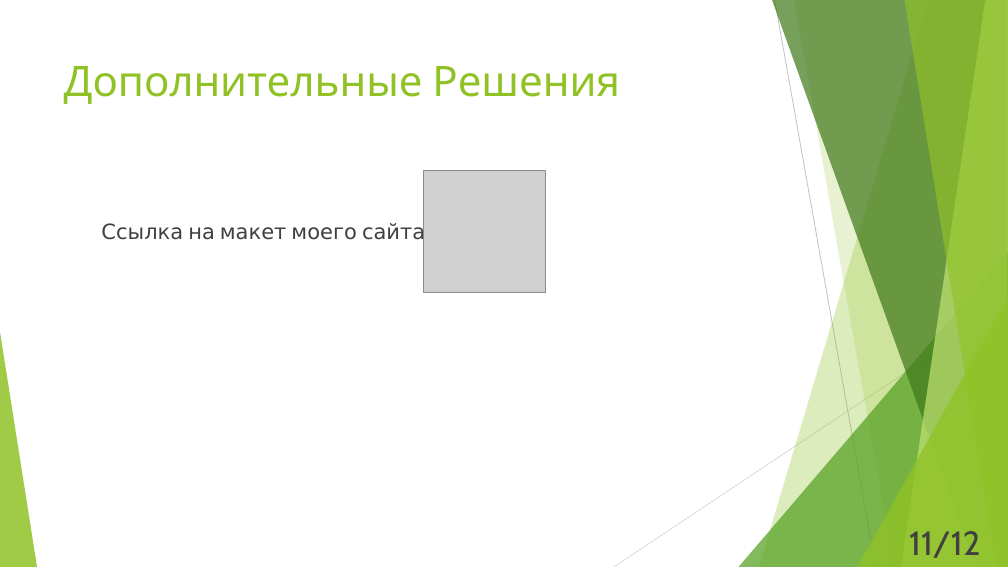
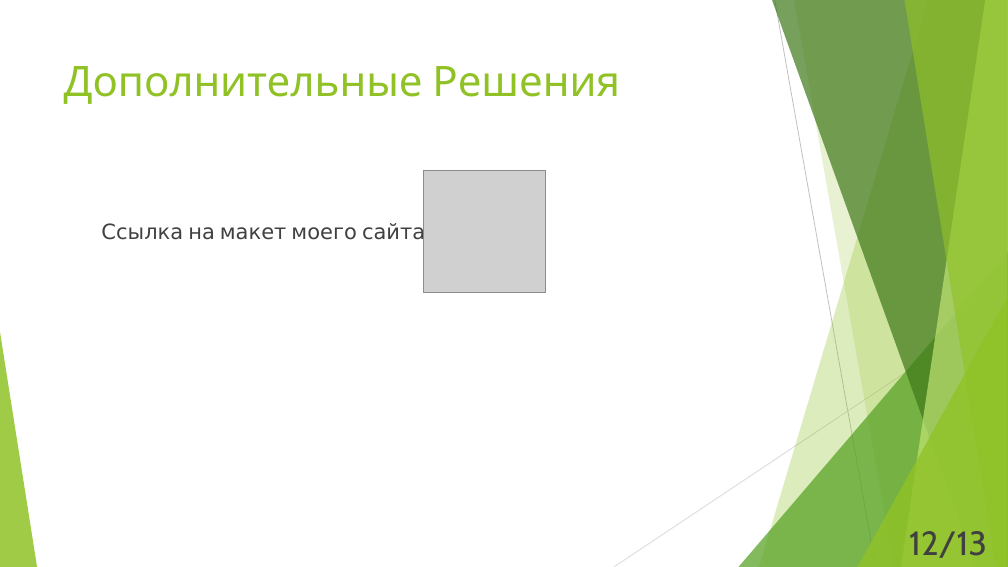
Before and after one commit to AlfaToad/MDK, a slide deck: slide 12 of documents/presentation/Электроный Дневник Политеха.pptx (slide 11 before the commit). Drawn at 1008x567 pixels with LibreOffice and Linux fonts; fonts in the diff are those of the drawing; grey boxes stand for pictures. Boxes give left, top, right and bottom in pixels: in the first picture for what was removed or moved away, otherwise in the second. Text is boxed around its words. In the diff, an @@ line names an element or a change of style, - is before the commit and + after.

```diff
--- a/documents/presentation/Электроный Дневник Политеха.pptx
+++ b/documents/presentation/Электроный Дневник Политеха.pptx
@@ text at bbox=[909, 531, 987, 558]: text changed @@
-11/12
+12/13
```
Also in this commit, not shown: 10 other slides changed, 1 slide added.
